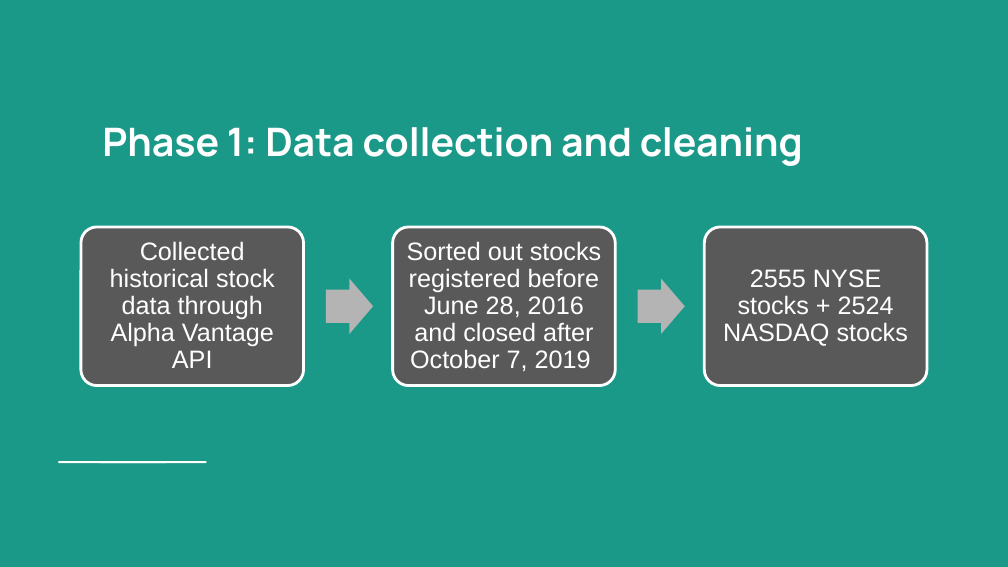
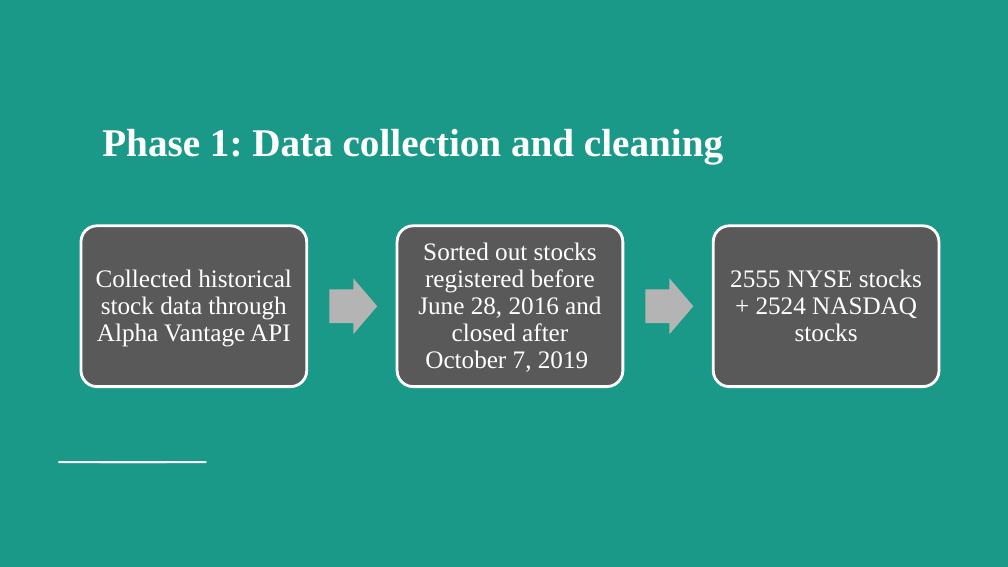
Before and after one commit to okcaiko-gmail/Fionastudy, a slide deck: slide 5 of Examination of Domestic Economic Impact of the US-China Trade War by Analyzing Stock Market Fluctuations with Unsupervised Machine Learning.pptx. Drawn at 1008x567 pixels with LibreOffice and Linux fonts; fonts in the diff are those of the drawing. Boxes give left, top, right and bottom in pixels: in the first picture for what was removed or moved away, otherwise in the second. Text is boxed around its words. In the diff, an @@ line names an element or a change of style, - is before the commit and + after.

```diff
--- a/Examination of Domestic Economic Impact of the US-China Trade War by Analyzing Stock Market Fluctuations with Unsupervised Machine Learning.pptx
+++ b/Examination of Domestic Economic Impact of the US-China Trade War by Analyzing Stock Market Fluctuations with Unsupervised Machine Learning.pptx
@@ title "Phase 1: Data collection and ..." at [102,128,723,164]: font Manrope to Times New Roman @@
@@ rounded rectangle: place and size @@
-rounded rectangle at [705,227,927,385]
+rounded rectangle at [714,226,939,387]
@@ font Arial to Times New Roman in 3 elements at [96,269,292,347], [418,242,601,372], [730,269,922,341] @@
@@ text "2555 NYSE stocks + 2524 ...": place and size @@
-text "2555 NYSE stocks + 2524 ..." at [723,269,908,346]
+text "2555 NYSE stocks + 2524 ..." at [730,269,922,341]
@@ 2 right arrows, 1 rounded rectangle: place and size @@
-2 right arrows, 1 rounded rectangle at [326,227,685,385]
+2 right arrows, 1 rounded rectangle at [330,226,692,387]
```
Also in this commit, not shown: 5 other slides changed.
